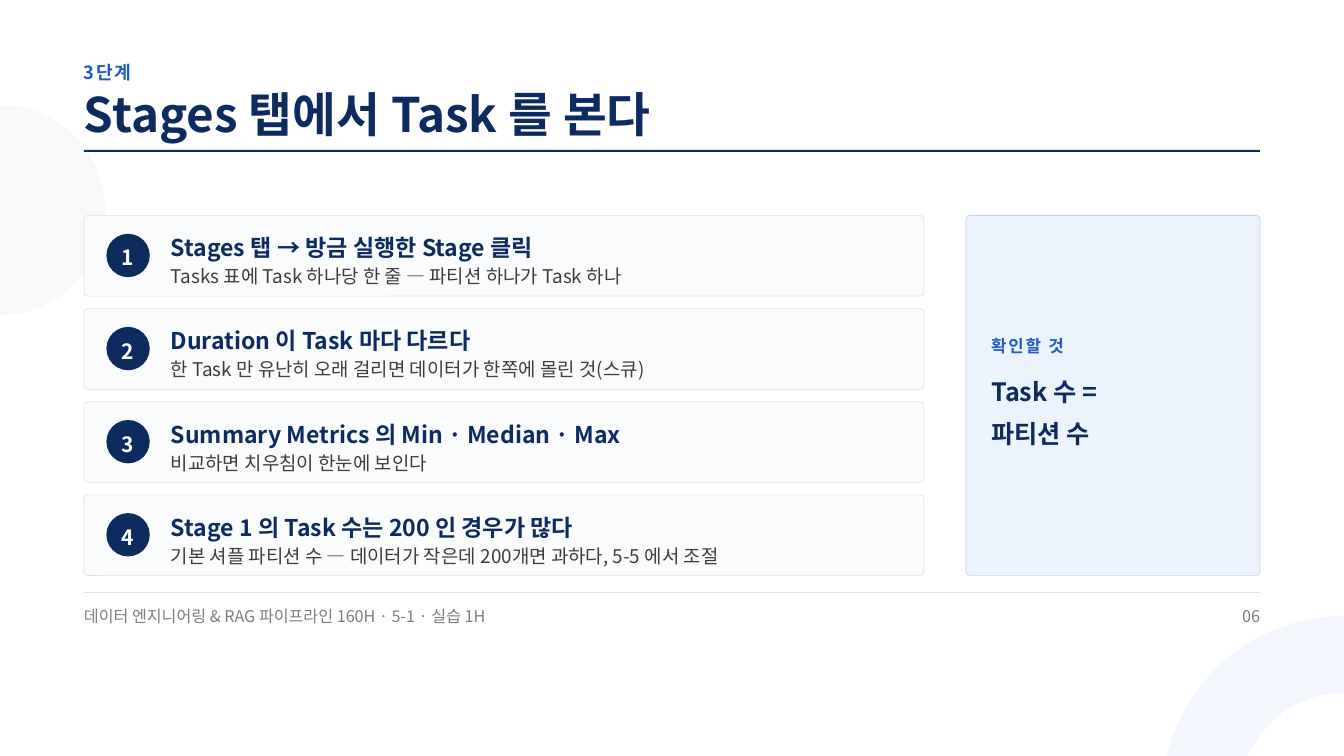
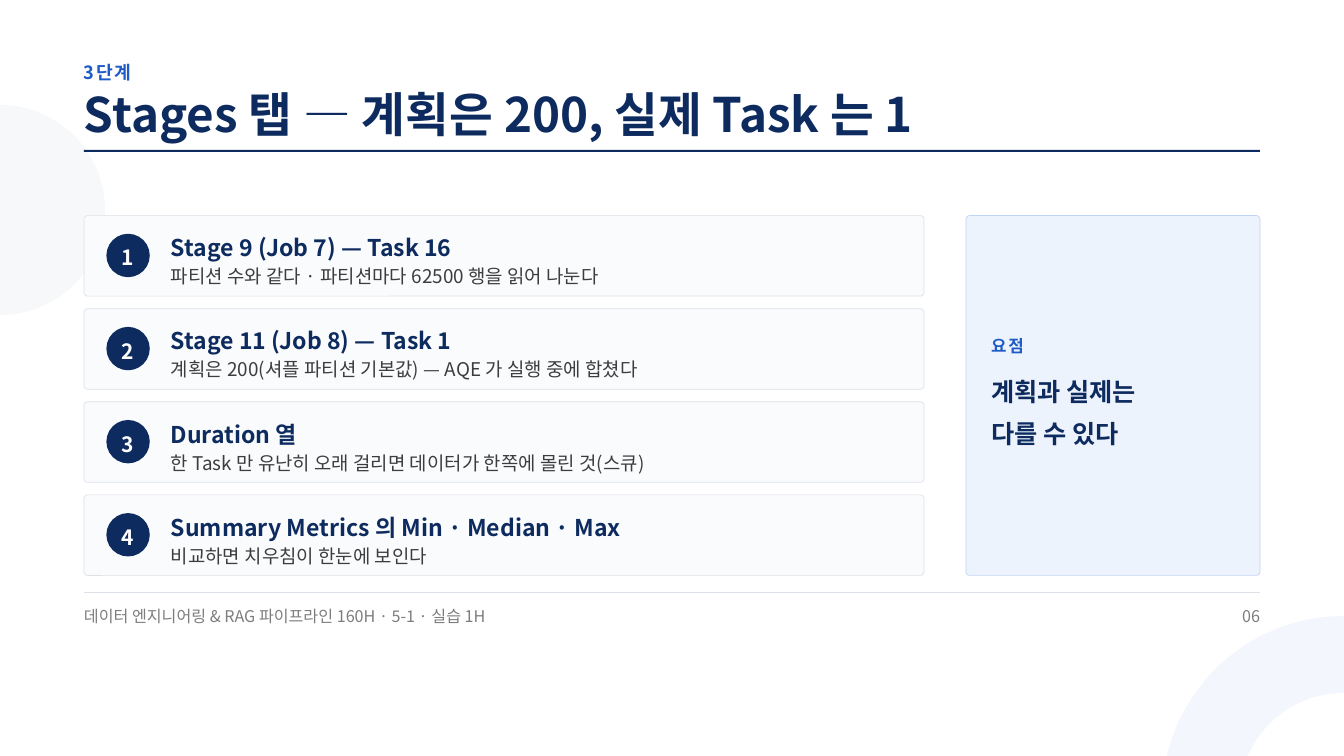
Before and after one commit to aebonlee/materials, a slide deck: slide 6 of data-eng/decks/w5d1s3.pptx. Drawn at 1344x756 pixels with LibreOffice and Linux fonts; fonts in the diff are those of the drawing. Boxes give left, top, right and bottom in pixels: in the first picture for what was removed or moved away, otherwise in the second. Text is boxed around its words. In the diff, an @@ line names an element or a change of style, - is before the commit and + after.

```diff
--- a/data-eng/decks/w5d1s3.pptx
+++ b/data-eng/decks/w5d1s3.pptx
@@ text at <box>84,91,913,144</box>: text changed @@
-Stages 탭에서 Task 를 본다
+Stages 탭 — 계획은 200, 실제 Task 는 1
@@ text at <box>171,237,451,262</box>: text changed @@
-Stages 탭 → 방금 실행한 Stage 클릭
+Stage 9 (Job 7) — Task 16
@@ text at <box>171,267,598,285</box>: text changed @@
-Tasks 표에 Task 하나당 한 줄 — 파티션 하나가 Task 하나
+파티션 수와 같다 · 파티션마다 62500 행을 읽어 나눈다
@@ text at <box>171,330,452,355</box>: text changed @@
-Duration 이 Task 마다 다르다
+Stage 11 (Job 8) — Task 1
@@ text at <box>991,338,1024,354</box>: text changed @@
-확인할 것
+요점
@@ text added at <box>171,360,637,380</box>, 20.2 pt, text #3D3D3D @@
+계획은 200(셔플 파티션 기본값) — AQE 가 실행 중에 합쳤다
@@ text at <box>991,379,1136,446</box>: text changed @@
-Task 수 =
-파티션 수
+계획과 실제는
+다를 수 있다
@@ 3 texts: place and size @@
-3 texts at <box>171,360,644,472</box>
+3 texts at <box>171,454,644,565</box>
@@ text added at <box>171,423,297,445</box>, 24.8 pt, text #0D2B5E, bold @@
+Duration 열
@@ text removed at <box>171,516,573,541</box> @@
-Stage 1 의 Task 수는 200 인 경우가 많다
@@ text removed at <box>171,547,719,567</box> @@
-기본 셔플 파티션 수 — 데이터가 작은데 200개면 과하다, 5-5 에서 조절
```
Also in this commit, not shown: 8 other slides changed, 1 slide added, 1 slide removed, 11 other files.
